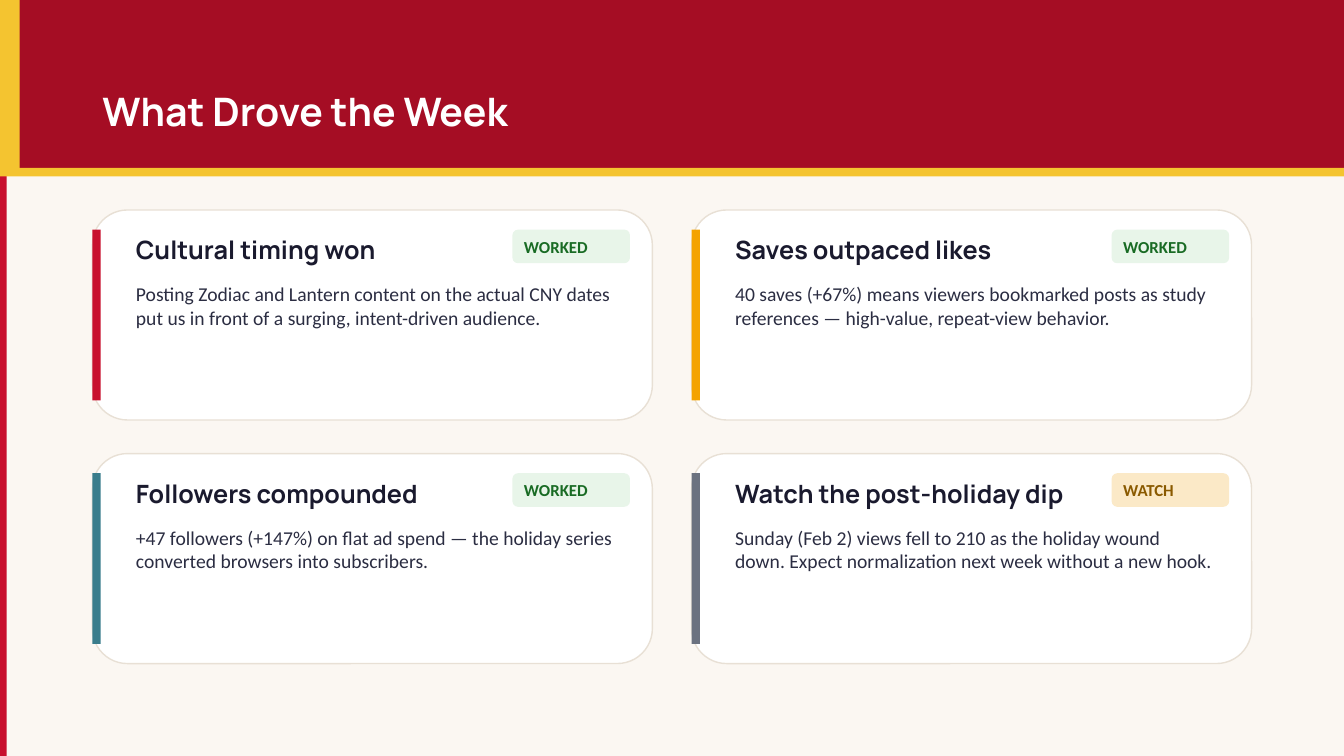
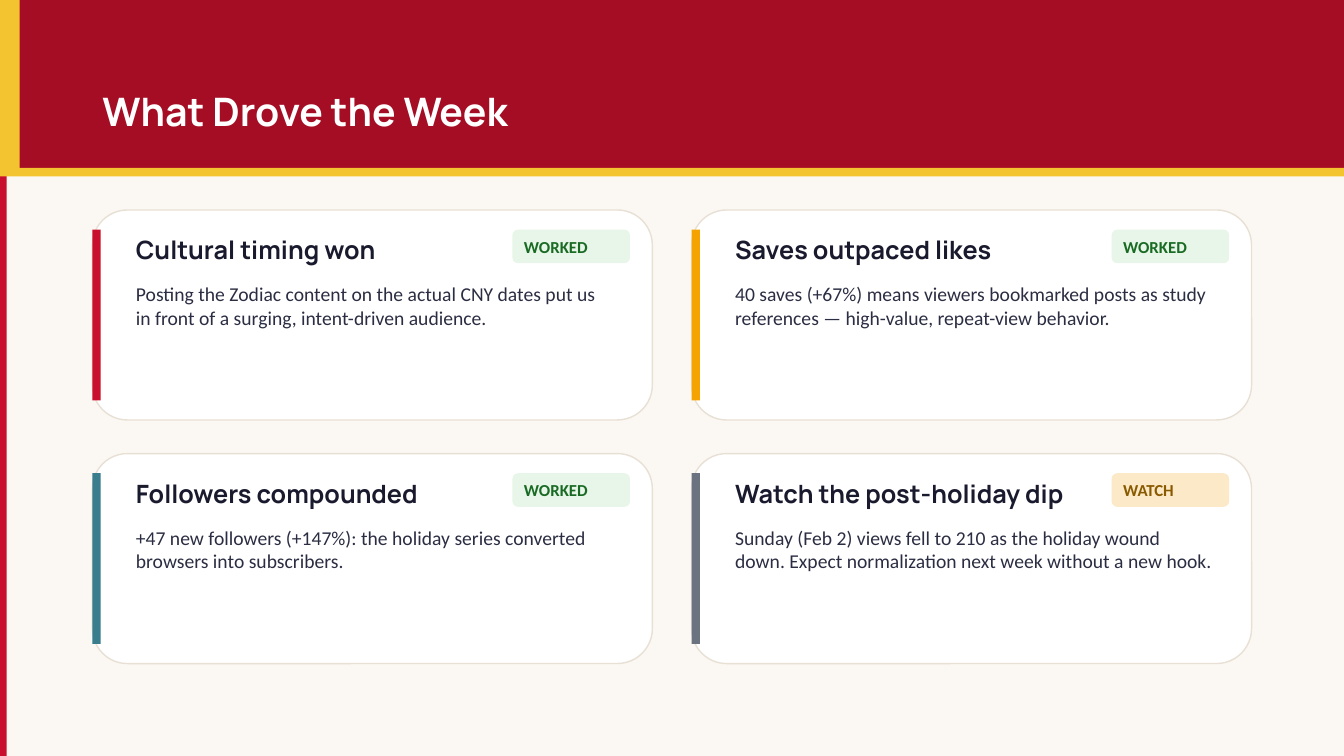
Before and after one commit to yu-ting-alice-tseng/portfolio, a slide deck: slide 5 of assets/Engoo_Weekly Report_EN.pptx. Drawn at 1344x756 pixels with LibreOffice and Linux fonts; fonts in the diff are those of the drawing. Boxes give left, top, right and bottom in pixels: in the first picture for what was removed or moved away, otherwise in the second. Text is boxed around its words. In the diff, an @@ line names an element or a change of style, - is before the commit and + after.

```diff
--- a/assets/Engoo_Weekly Report_EN.pptx
+++ b/assets/Engoo_Weekly Report_EN.pptx
@@ text at box(136, 287, 595, 329): text changed @@
-Posting Zodiac and Lantern content on the actual CNY dates put us in front of a surging, intent-driven audience.
+Posting the Zodiac content on the actual CNY dates put us in front of a surging, intent-driven audience.
@@ text at box(136, 531, 585, 568): text changed @@
-+47 followers (+147%) on flat ad spend — the holiday series converted browsers into subscribers.
++47 new followers (+147%): the holiday series converted browsers into subscribers.
```
Also in this commit, not shown: 3 other slides changed, 3 other files.
